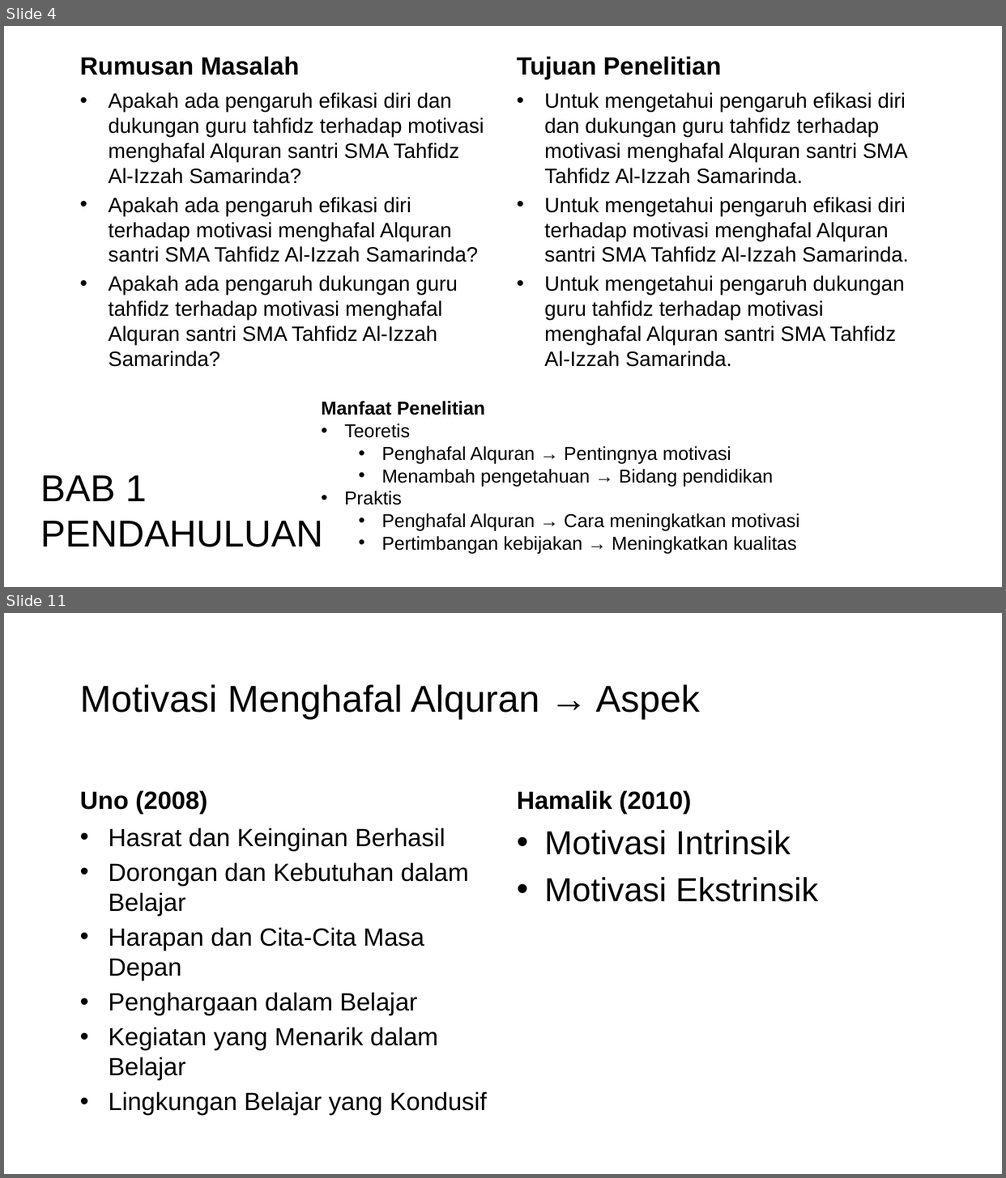
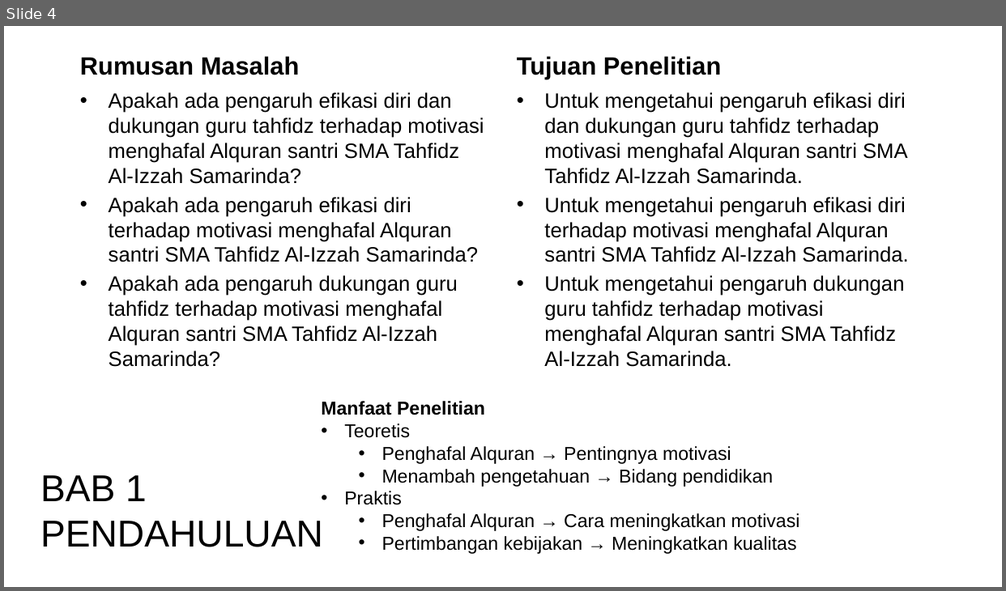
Before and after one commit to mzaini30/skripsi, a slide deck: seminar proposal.pptx. Shown one above the other, each under a label of ours: slides 4 and 11 before the commit, slide 4 after it; the slides between them are not shown. The pictures are 1006x1178 and 1006x591 pixels, drawn with LibreOffice and Linux fonts; fonts in the diff are those of the drawing; background and template pictures are left out. Boxes give left, top, right and bottom in pixels: in the first picture for what was removed or moved away, otherwise in the second. Text is boxed around its words. In the diff, an @@ line names an element or a change of style, - is before the commit and + after.

```diff
--- a/seminar proposal.pptx
+++ b/seminar proposal.pptx
@@ slide 11 removed at (4, 613, 1002, 1174), background picture (left out) @@
@@ title removed at (80, 684, 700, 720) @@
-Motivasi Menghafal Alquran → Aspek
@@ text removed at (80, 790, 207, 814) @@
-Uno (2008)
@@ text removed at (517, 790, 691, 814) @@
-Hamalik (2010)
@@ text removed at (108, 828, 487, 1115) @@
-• Hasrat dan Keinginan Berhasil
-• Dorongan dan Kebutuhan dalam Belajar
-• Harapan dan Cita-Cita Masa Depan
-• Penghargaan dalam Belajar
-• Kegiatan yang Menarik dalam Belajar
-• Lingkungan Belajar yang Kondusif
@@ text removed at (544, 830, 818, 902) @@
-• Motivasi Intrinsik
-• Motivasi Ekstrinsik
```
Also in this commit, not shown: 2 slides changed, 1 slide added, 16 other slides removed.
